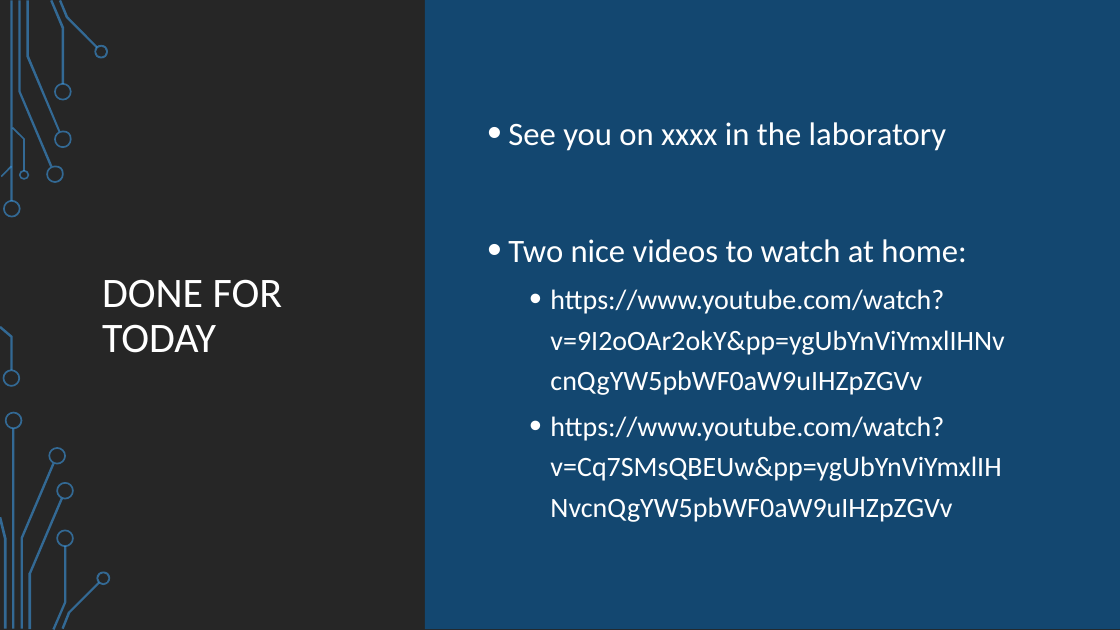
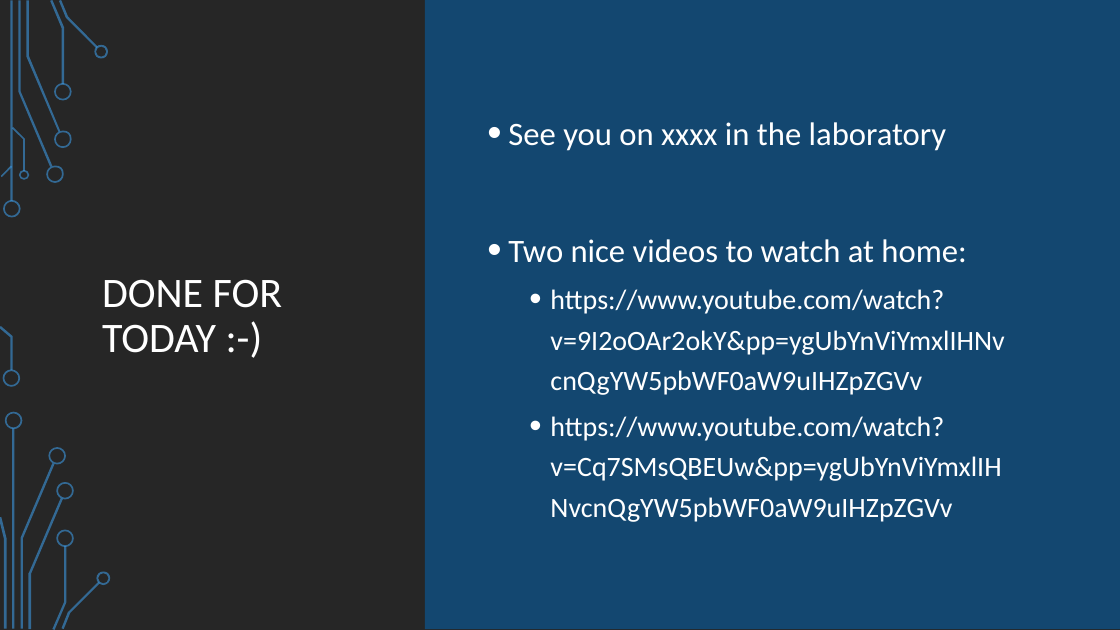
Before and after one commit to Fabianstw/MiniGamesArduino, a slide deck: slide 47 of LearningUnit/Presentation/BubbleSortTheoryWeek1.pptx (slide 46 before the commit). Drawn at 1120x630 pixels with LibreOffice and Linux fonts; fonts in the diff are those of the drawing; background and template pictures are left out. Boxes give left, top, right and bottom in pixels: in the first picture for what was removed or moved away, otherwise in the second. Text is boxed around its words. In the diff, an @@ line names an element or a change of style, - is before the commit and + after.

```diff
--- a/LearningUnit/Presentation/BubbleSortTheoryWeek1.pptx
+++ b/LearningUnit/Presentation/BubbleSortTheoryWeek1.pptx
@@ title at [102, 279, 282, 353]: text changed @@
-DONE FOR TODAY
+DONE FOR TODAY :-)
```
Also in this commit, not shown: 3 other slides changed, 1 slide added, 2 other files.
